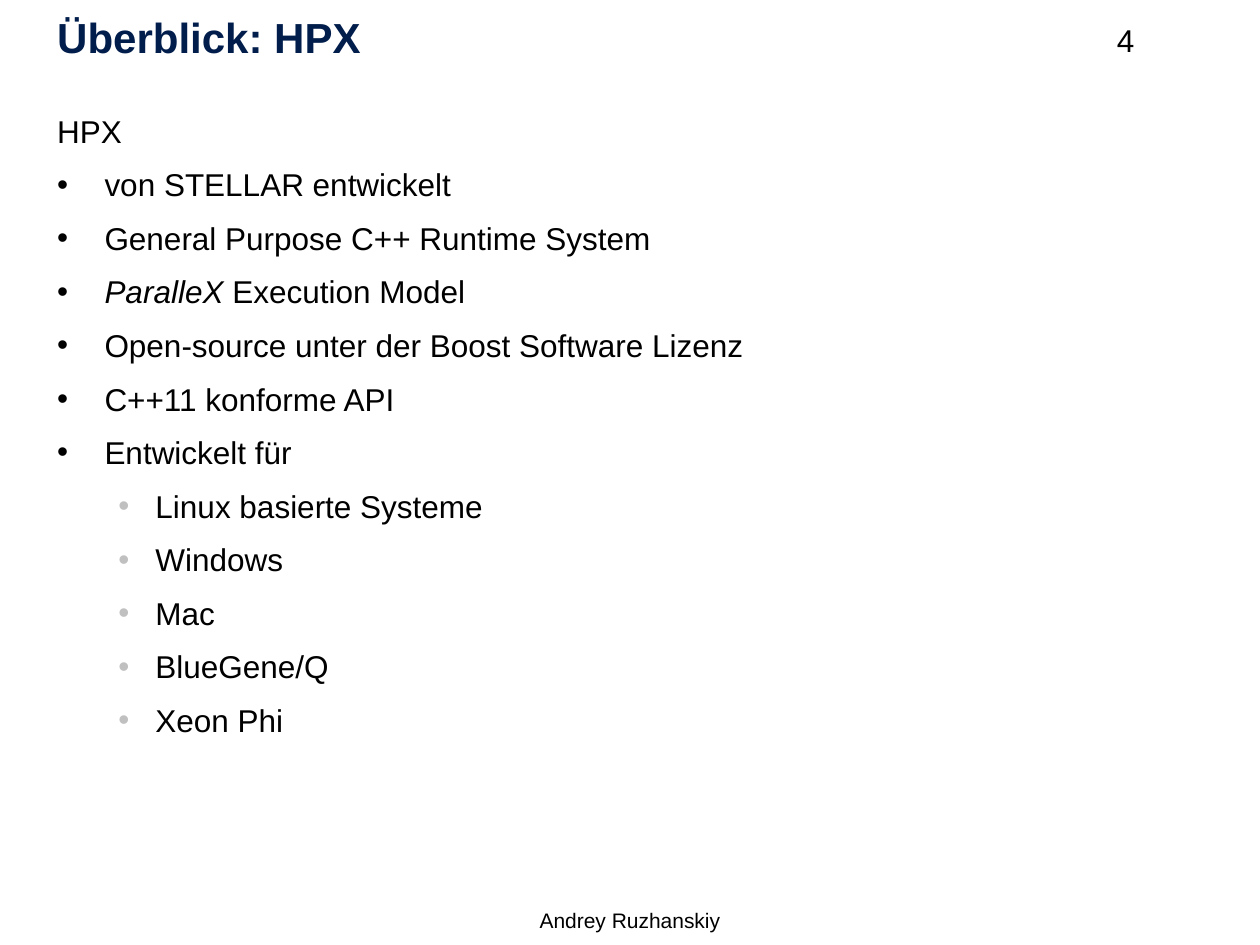
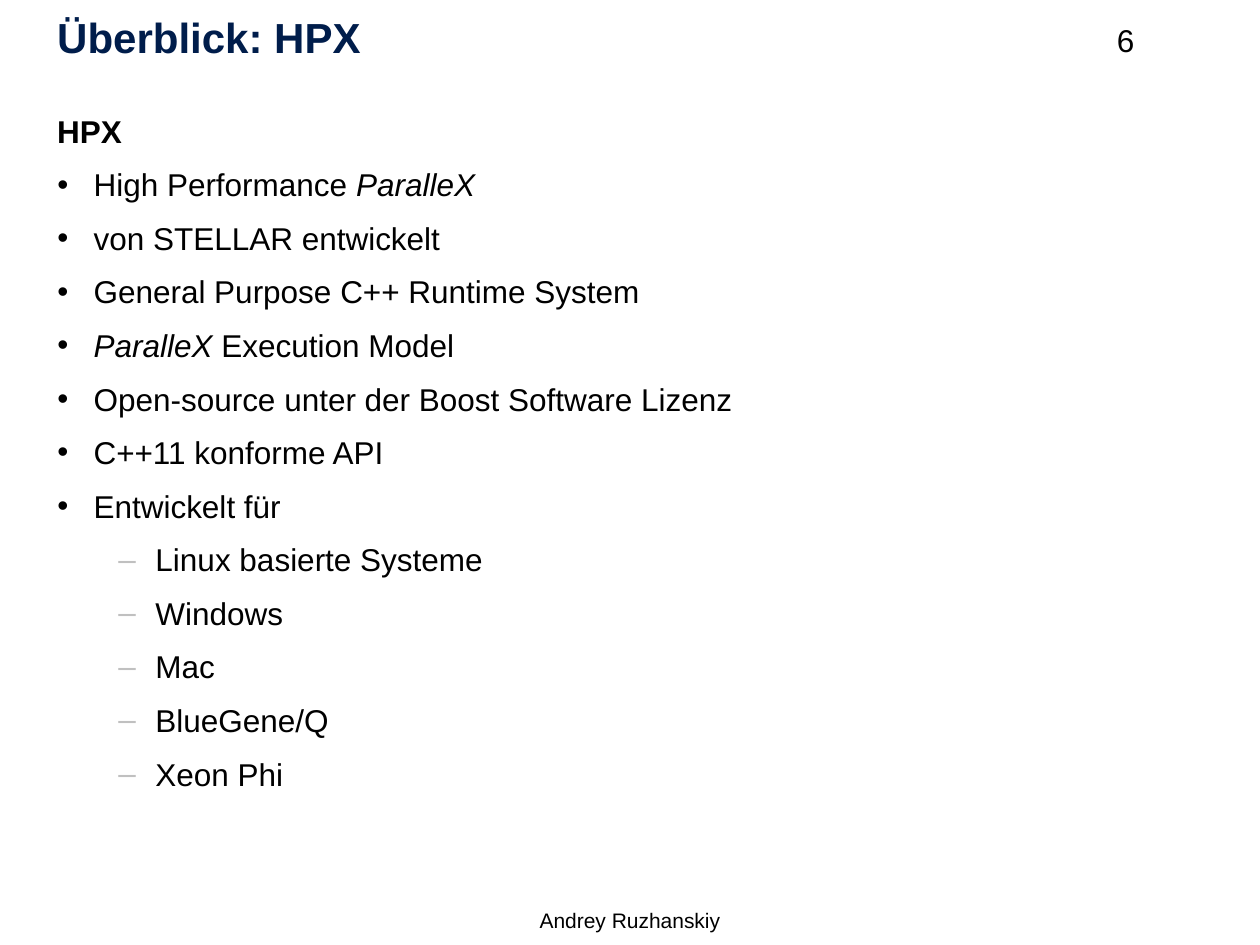
Before and after one commit to Setahero/HPC_Kokkos_HS, a slide deck: slide 6 of Hauptseminar HPC.pptx (slide 4 before the commit). Drawn at 1260x945 pixels with LibreOffice and Linux fonts; fonts in the diff are those of the drawing; background and template pictures are left out. Boxes give left, top, right and bottom in pixels: in the first picture for what was removed or moved away, otherwise in the second. Text is boxed around its words. In the diff, an @@ line names an element or a change of style, - is before the commit and + after.

```diff
--- a/Hauptseminar HPC.pptx
+++ b/Hauptseminar HPC.pptx
@@ page number at (x1=1117, y1=30, x2=1135, y2=53): text changed @@
-4
+6
@@ text at (x1=57, y1=121, x2=732, y2=787): bold on in "HPX"; list level 1 to 2 in "von STELLAR entwickelt"; list level 1 to 2 in "General Purpose C++ Runtime System"; list level 1 to 2 in "ParalleX Execution Model"; list level 1 to 2 in "Open-source unter der Boost Software ..."; list level 1 to 2 in "C++11 konforme API"; list level 1 to 2 in "Entwickelt für"; bullet • to – @@
@@ text at (x1=94, y1=173, x2=475, y2=202): paragraph added @@
+  • High Performance ParalleX
```
Also in this commit, not shown: 9 other slides changed, 3 slides added, 1 slide removed.
